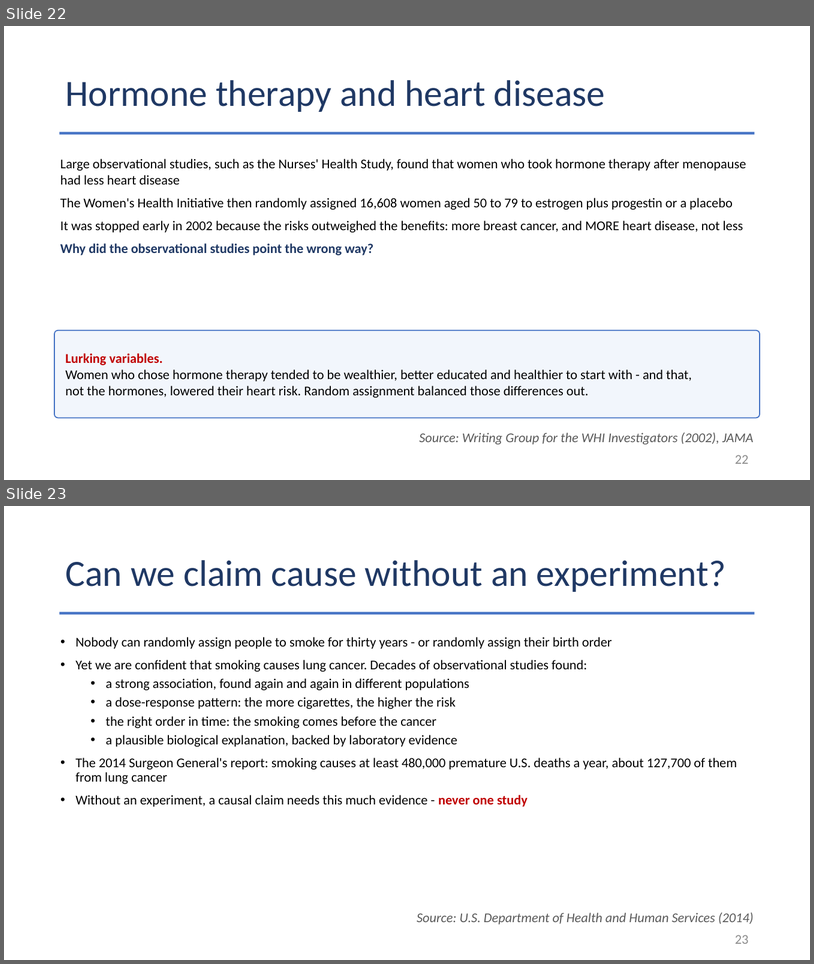
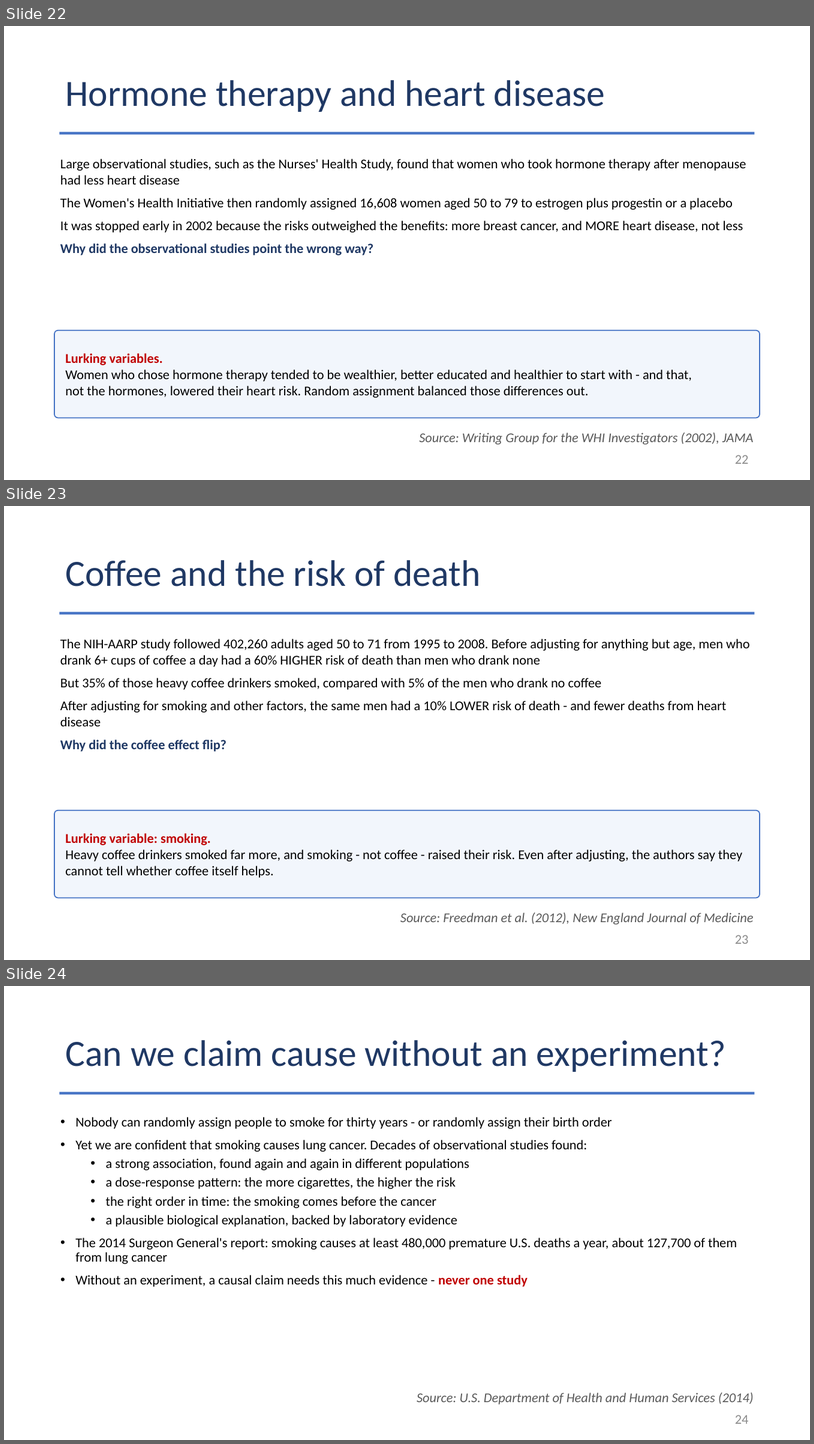
Before and after one commit to Jarred6068/Kvamme_UI_STAT251, a slide deck: docs/lecture_slides/Week 5/Week5_Lecture9_Slides_9_21_2026.pptx. Shown one above the other, each under a label of ours: slides 22 and 23 before the commit, slides 22, 23 and 24 after it. The pictures are 814x964 and 814x1444 pixels, drawn with LibreOffice and Linux fonts; fonts in the diff are those of the drawing. Boxes give left, top, right and bottom in pixels: in the first picture for what was removed or moved away, otherwise in the second. Text is boxed around its words. In the diff, an @@ line names an element or a change of style, - is before the commit and + after.

```diff
--- a/docs/lecture_slides/Week 5/Week5_Lecture9_Slides_9_21_2026.pptx
+++ b/docs/lecture_slides/Week 5/Week5_Lecture9_Slides_9_21_2026.pptx
@@ slide 23 added at (4,506,810,960), background #FFFFFF @@
@@ title added at (65,560,481,586), 44 pt, text #1F3864 @@
+Coffee and the risk of death
@@ rectangle added at (60,612,755,614), fill #4472C4 @@
@@ text added at (60,639,750,726), 16 pt, text #000000 @@
+The NIH-AARP study followed 402,260 adults aged 50 to 71 from 1995 to 2008. Before adjusting for anything but age, men who drank 6+ cups of coffee a day had a 60% HIGHER risk of death than men who drank none
+But 35% of those heavy coffee drinkers smoked, compared with 5% of the men who drank no coffee
+After adjusting for smoking and other factors, the same men had a 10% LOWER risk of death - and fewer deaths from heart disease
+Why did the coffee effect flip?
@@ rounded rectangle added at (54,810,760,897), fill #F2F6FC, outline #4472C4 1.25 pt, 16 pt, text #000000 @@
+Lurking variable: smoking.
+Heavy coffee drinkers smoked far more, and smoking - not coffee - raised their risk. Even after adjusting, the authors say they cannot tell whether coffee itself helps.
@@ text added at (401,912,754,924), 16 pt, text #595959, italic @@
+Source: Freedman et al. (2012), New England Journal of Medicine
@@ page number added at (735,934,749,943), 16 pt, text #8C8C8C @@
+23
@@ what was slide 23 is now slide 24 @@
@@ page number at (735,1414,749,1423): text changed @@
-23
+24
```
Also in this commit, not shown: 1 slide changed, 3 other files.
